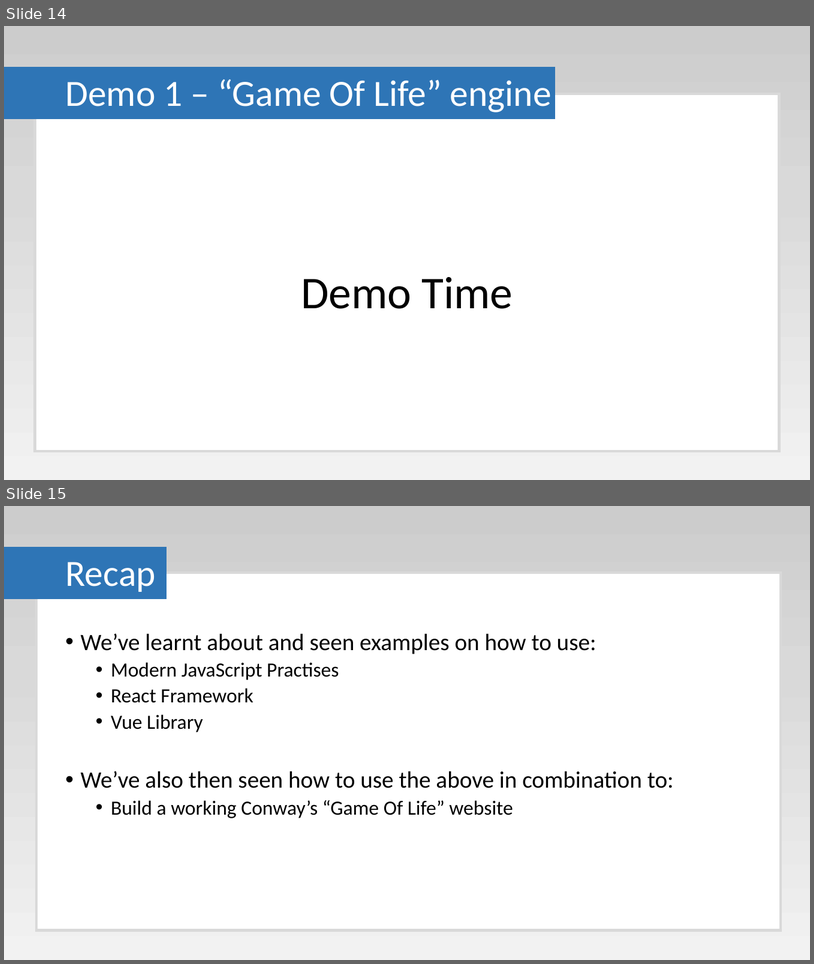
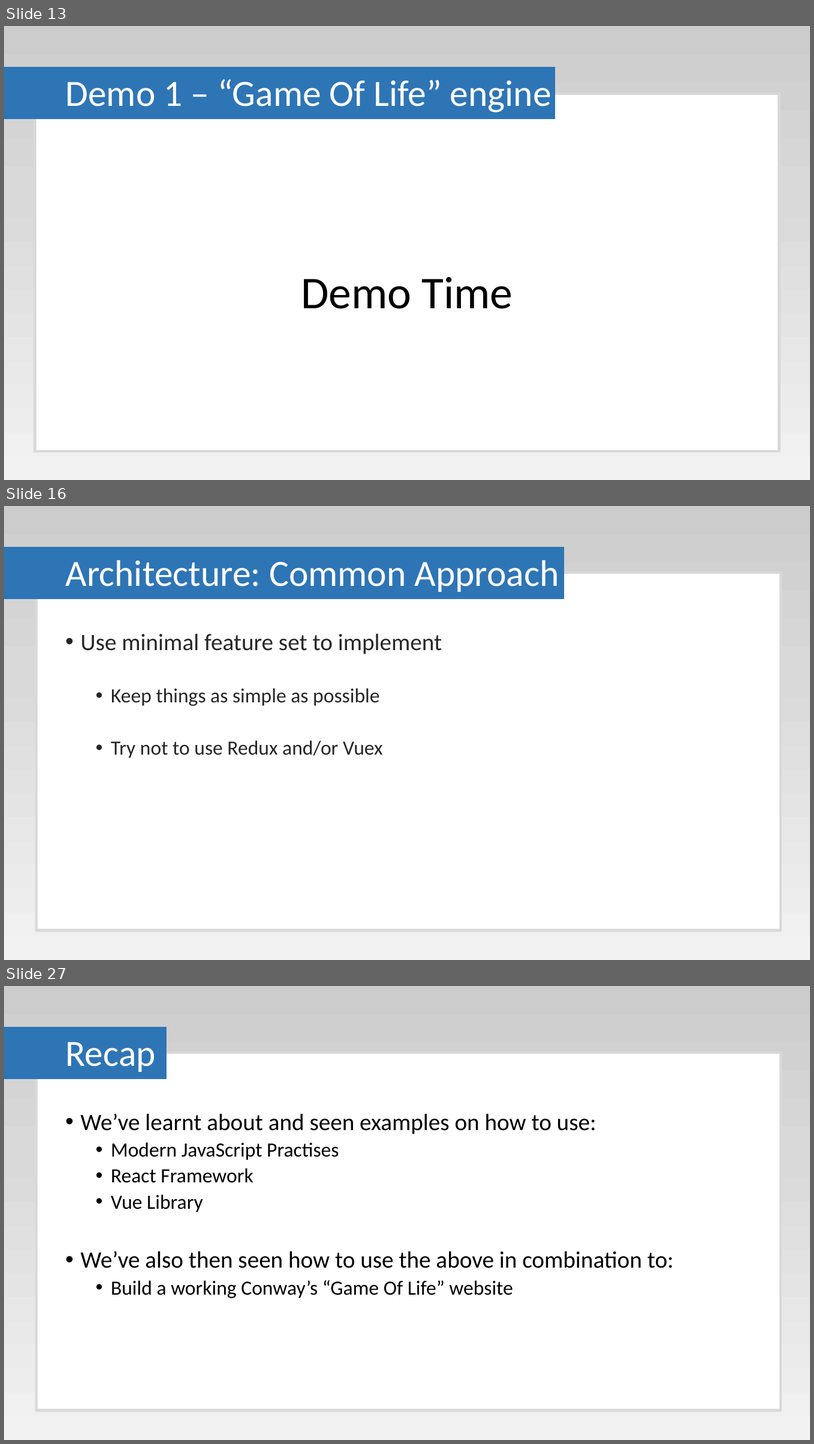
Before and after one commit to Paul-Hadfield/GameOfLife-Talk, a slide deck: Game Of Life Presentation.pptx. Shown one above the other, each under a label of ours: slides 14 and 15 before the commit, slides 13, 16 and 27 after it; the slides between them are not shown. The pictures are 814x964 and 814x1444 pixels, drawn with LibreOffice and Linux fonts; fonts in the diff are those of the drawing. Boxes give left, top, right and bottom in pixels: in the first picture for what was removed or moved away, otherwise in the second. Text is boxed around its words. In the diff, an @@ line names an element or a change of style, - is before the commit and + after.

```diff
--- a/Game Of Life Presentation.pptx
+++ b/Game Of Life Presentation.pptx
@@ slide 16 added at (4,506,810,960), background gradient #CCCCCC to #D9D9D9 to #F2F2F2 @@
@@ rectangle added at (4,547,564,598), fill #2E75B6, outline #2E75B6 1 pt @@
@@ rectangle added at (36,573,782,930), fill #FFFFFF, outline #D9D9D9 3 pt @@
@@ title added at (65,560,560,592), 44 pt, text #FFFFFF @@
+Architecture: Common Approach
@@ text added at (81,633,442,758), 24 pt, text #262626 @@
+• Use minimal feature set to implement
+  • Keep things as simple as possible
+  • Try not to use Redux and/or Vuex
@@ what was slide 14 is now slide 13 @@
@@ what was slide 15 is now slide 27 @@
```
Also in this commit, not shown: 2 slides changed, 11 other slides added.
